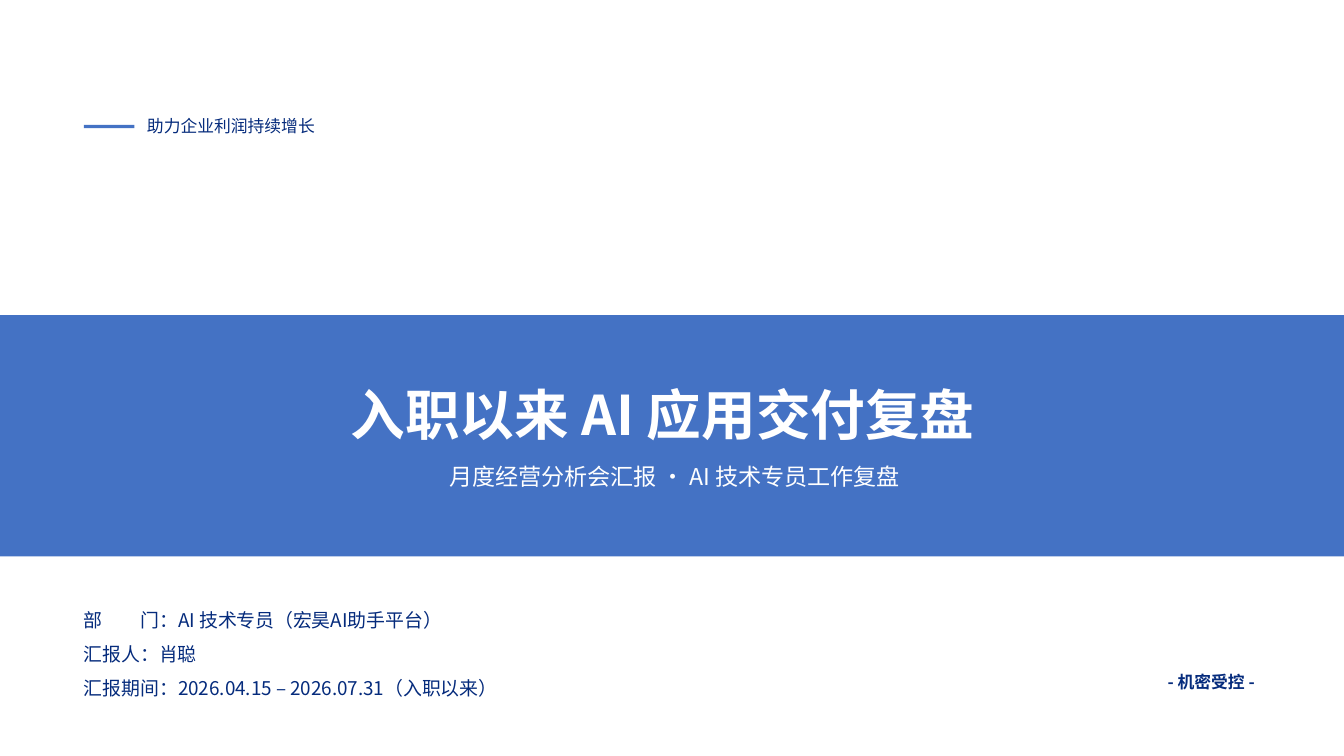
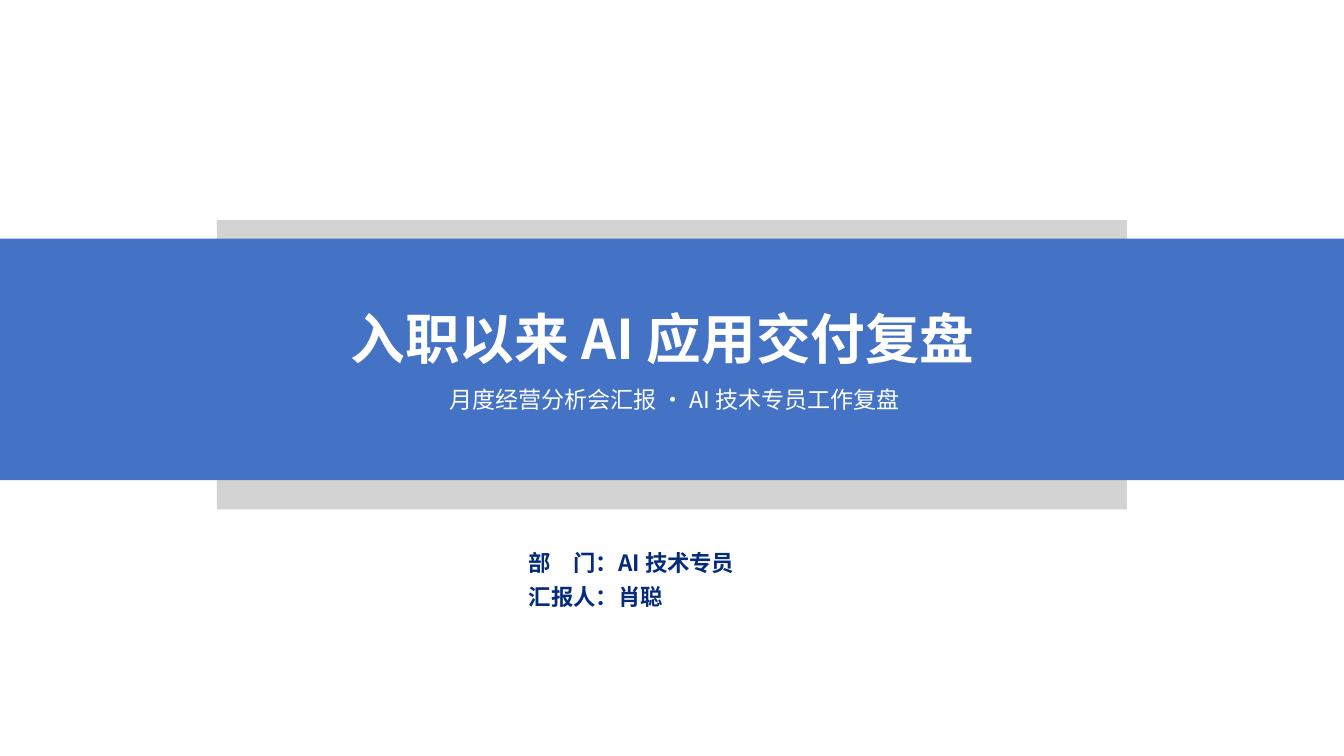
Before and after one commit to liellaaaaa/lw, a slide deck: slide 1 of PPT/入职以来AI工作复盘/入职以来AI工作复盘.pptx. Drawn at 1344x756 pixels with LibreOffice and Linux fonts; fonts in the diff are those of the drawing. Boxes give left, top, right and bottom in pixels: in the first picture for what was removed or moved away, otherwise in the second. Text is boxed around its words. In the diff, an @@ line names an element or a change of style, - is before the commit and + after.

```diff
--- a/PPT/入职以来AI工作复盘/入职以来AI工作复盘.pptx
+++ b/PPT/入职以来AI工作复盘/入职以来AI工作复盘.pptx
@@ text removed at (x1=147, y1=118, x2=315, y2=134) @@
-助力企业利润持续增长
@@ rectangle removed at (x1=84, y1=125, x2=134, y2=128) @@
@@ 2 texts, 1 rectangle moved together from (x1=0, y1=315, x2=1344, y2=557) to (x1=0, y1=239, x2=1344, y2=481) @@
@@ rectangle added at (x1=217, y1=220, x2=1127, y2=509), fill #BFBFBF at 68% opacity @@
@@ text at (x1=529, y1=552, x2=734, y2=573): text changed; size 13.5 to 16 pt; bold on @@
-部 门：AI 技术专员（宏昊AI助手平台）
+部 门：AI 技术专员
@@ text "汇报人：肖聪" moved from (x1=84, y1=645, x2=197, y2=663) to (x1=529, y1=586, x2=663, y2=607) @@
@@ text "汇报人：肖聪" at (x1=529, y1=586, x2=663, y2=607): size 13.5 to 16 pt, bold on @@
@@ text removed at (x1=84, y1=679, x2=497, y2=697) @@
-汇报期间：2026.04.15 – 2026.07.31（入职以来）
@@ text removed at (x1=1178, y1=673, x2=1245, y2=690) @@
-- 机密受控 -
```
Also in this commit, not shown: 2 other slides changed, 1 other file.
